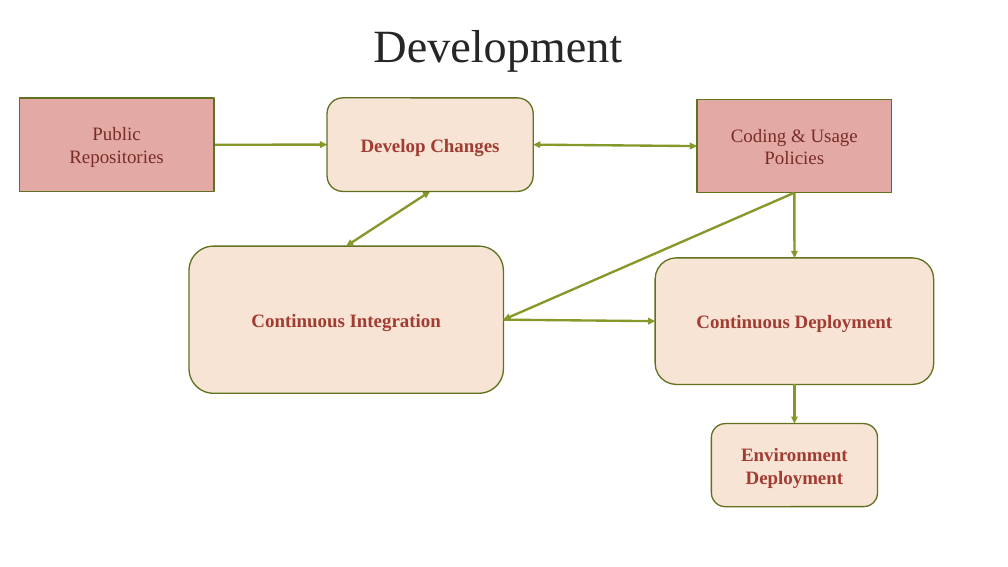
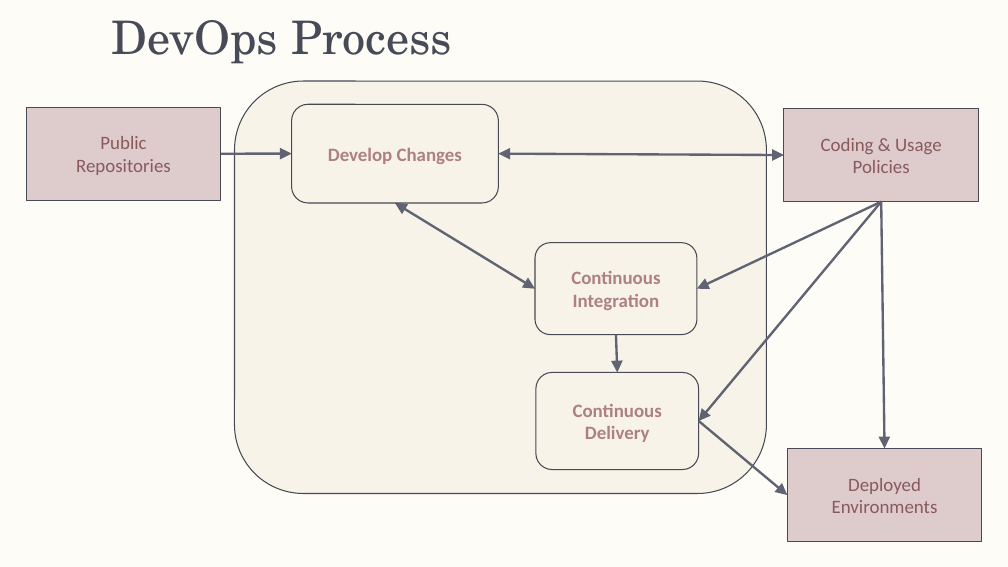
Before and after one commit to OpenSrcCM/CM-Plan-Site, a slide deck: slide 4 of app/doc/ModernDevelopmentProcess.pptx (slide 3 before the commit). Drawn at 1008x567 pixels with LibreOffice and Linux fonts; fonts in the diff are those of the drawing; background and template pictures are left out. Boxes give left, top, right and bottom in pixels: in the first picture for what was removed or moved away, otherwise in the second. Text is boxed around its words. In the diff, an @@ line names an element or a change of style, - is before the commit and + after.

```diff
--- a/app/doc/ModernDevelopmentProcess.pptx
+++ b/app/doc/ModernDevelopmentProcess.pptx
@@ background picture (left out) to #FEFCF7 @@
@@ title "DevOps Process" at (x1=112, y1=20, x2=452, y2=64): vertical alignment middle to top @@
@@ title at (x1=112, y1=20, x2=452, y2=64): text changed; font Times New Roman to TeX Gyre Schola; text colour #262626 to #474B57 @@
-Development
+DevOps Process
@@ rounded rectangle added at (x1=234, y1=81, x2=767, y2=494), fill #F8F3E8, outline #474954 1 pt @@
@@ rectangle "Public" moved from (x1=20, y1=98, x2=214, y2=191) to (x1=26, y1=107, x2=221, y2=200) @@
@@ rectangle "Public" at (x1=26, y1=107, x2=221, y2=200): font Times New Roman to Calibri, text colour #7A2D26 to #89595B; fill #E3AAA5 to #DECCCD; outline #61711F 1.25 pt to #474954 1 pt @@
@@ rounded rectangle "Develop Changes" resized from (x1=327, y1=98, x2=534, y2=191) to (x1=292, y1=104, x2=499, y2=203) @@
@@ rounded rectangle "Develop Changes" at (x1=292, y1=104, x2=499, y2=203): font Times New Roman to Calibri, text colour #A23C33 to #AD8082; fill #F7E4D4 to #F8F3E8; outline #61711F 1.25 pt to #474954 1 pt @@
@@ rectangle "Coding & Usage" at (x1=784, y1=108, x2=979, y2=201): font Times New Roman to Calibri, text colour #7A2D26 to #89595B; fill #E3AAA5 to #DECCCD; outline #61711F 1.25 pt to #474954 1 pt @@
@@ rectangle "Coding & Usage" moved from (x1=697, y1=100, x2=892, y2=193) to (x1=784, y1=108, x2=979, y2=201) @@
@@ arrow moved from (214, 144) - (327, 144) to (221, 154) - (292, 154) @@
@@ arrow (221, 154) - (292, 154): stroke #83992A 2.25 pt to #606372 2.25 pt @@
@@ double arrow moved from (533, 144) - (697, 146) to (498, 154) - (784, 155) @@
@@ double arrow (498, 154) - (784, 155): stroke #83992A 2.25 pt to #606372 2.25 pt @@
@@ double arrow moved from (346, 247) - (430, 191) to (535, 289) - (395, 203) @@
@@ double arrow (535, 289) - (395, 203): stroke #83992A 2.25 pt to #606372 2.25 pt @@
@@ arrow moved from (795, 193) - (504, 320) to (882, 202) - (697, 289) @@
@@ arrow (882, 202) - (697, 289): stroke #83992A 2.25 pt to #606372 2.25 pt @@
@@ arrow moved from (795, 193) - (795, 258) to (882, 202) - (699, 421) @@
@@ arrow (882, 202) - (699, 421): stroke #83992A 2.25 pt to #606372 2.25 pt @@
@@ arrow added from (882, 202) to (885, 448), #606372 2.25 pt @@
@@ rounded rectangle "Continuous Integration" at (x1=535, y1=243, x2=697, y2=335): font Times New Roman to Calibri, text colour #A23C33 to #AD8082; fill #F7E4D4 to #F8F3E8; outline #61711F 1.25 pt to #474954 1 pt @@
@@ rounded rectangle "Continuous Integration" resized from (x1=189, y1=247, x2=504, y2=394) to (x1=535, y1=243, x2=697, y2=335) @@
@@ arrow moved from (504, 320) - (656, 321) to (616, 335) - (618, 373) @@
@@ arrow (616, 335) - (618, 373): stroke #83992A 2.25 pt to #606372 2.25 pt @@
@@ rounded rectangle "Continuous Delivery" resized from (x1=656, y1=258, x2=934, y2=384) to (x1=536, y1=373, x2=699, y2=470) @@
@@ rounded rectangle "Continuous Delivery" at (x1=536, y1=373, x2=699, y2=470): fill #F7E4D4 to #F8F3E8; outline #61711F 1.25 pt to #474954 1 pt @@
@@ text in rounded rectangle at (x1=573, y1=404, x2=662, y2=442): text changed; font Times New Roman to Calibri; text colour #A23C33 to #AD8082 @@
-Continuous Deployment
+Continuous Delivery
@@ arrow moved from (795, 385) - (795, 423) to (699, 421) - (787, 495) @@
@@ arrow (699, 421) - (787, 495): stroke #83992A 2.25 pt to #606372 2.25 pt @@
@@ rounded rectangle removed at (x1=712, y1=423, x2=878, y2=507) @@
-Environment
-Deployment
@@ rectangle added at (x1=787, y1=448, x2=982, y2=541), fill #DECCCD, outline #474954 1 pt, 18 pt, text #89595B @@
+Deployed Environments
```
Also in this commit, not shown: 2 other slides changed, 8 slides added, 7 other files.
